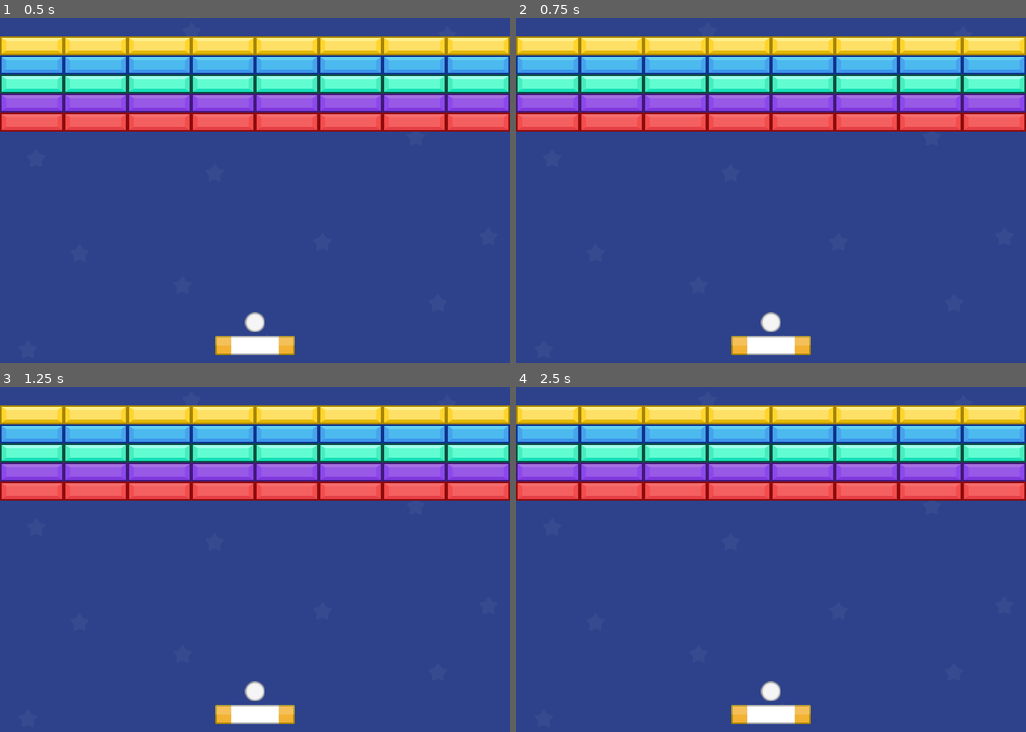
Above: before the commit, frames 1-4 (two rows, left to right).
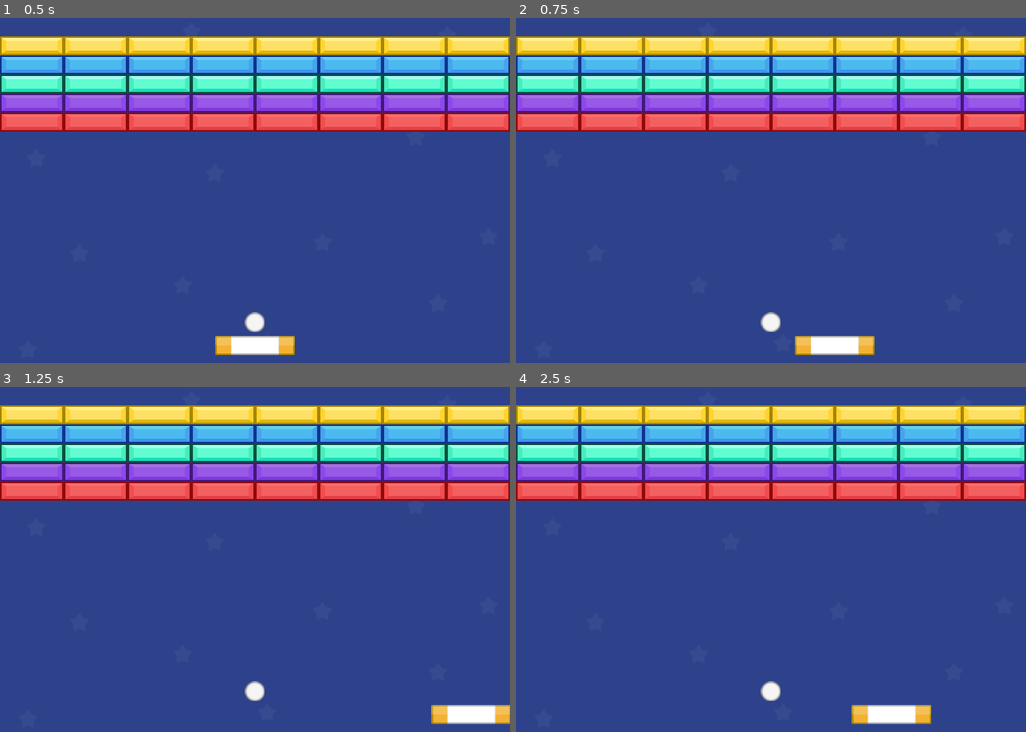
Above: after the commit, the same moments.

Repository: apprafael/arknoid
Game: Godot game, scene res://Scenes/level_1.tscn
Same seed, same stepped clock (60 frames per second), same inputs: the game is played once before the commit and once after it.
Inputs:
- Up to frame 1 (0.5 s): no input
- Up to frame 2 (0.75 s): tap Enter at 0.5 s; hold Right (ui_right) from 0.53 s (still down)
- Up to frame 3 (1.25 s): keep holding Right (ui_right)
- Up to frame 4 (2.5 s): release Right (ui_right) at 1.28 s; hold Left (ui_left) 1.28-2.03 s; hold Right (ui_right) from 2.03 s (still down)

Frame 1 is identical in both runs. In frame 2, 1.4% of the frame differs, in the area x 42-71%, y 92-98%; in frame 3, 1.7%; in frame 4, 1.7%, in the area x 42-82%, y 92-98%.

Commit message:
player movement

Diff:
--- a/Scenes/level_1.tscn
+++ b/Scenes/level_1.tscn
@@ -1,8 +1,9 @@
-[gd_scene load_steps=10 format=3 uid="uid://cwph852upvovn"]
+[gd_scene load_steps=11 format=3 uid="uid://cwph852upvovn"]
 
 [ext_resource type="PackedScene" uid="uid://caxp46vei8bne" path="res://Scenes/environment.tscn" id="1_vqmxk"]
 [ext_resource type="PackedScene" uid="uid://fb6i2cwkem7q" path="res://Scenes/character_body_2d.tscn" id="2_4xsru"]
 [ext_resource type="PackedScene" uid="uid://cc141cqmwlg8c" path="res://Scenes/ball.tscn" id="3_eycgw"]
+[ext_resource type="Script" path="res://Scripts/player.gd" id="3_kb0ly"]
 [ext_resource type="PackedScene" uid="uid://cm4xx8ydf3wqm" path="res://Scenes/block.tscn" id="4_ukkly"]
 [ext_resource type="Texture2D" uid="uid://b2a8a5xs2ouh4" path="res://Sprites/RedBlock.png" id="5_8n4em"]
 [ext_resource type="Texture2D" uid="uid://c0yr833n8m7i2" path="res://Sprites/PurpleBlock.png" id="6_pshrq"]
@@ -17,6 +18,7 @@
 
 [node name="Player" parent="." instance=ExtResource("2_4xsru")]
 position = Vector2(320, 437)
+script = ExtResource("3_kb0ly")
 
 [node name="Ball" parent="." instance=ExtResource("3_eycgw")]
 position = Vector2(320, 408)
--- /dev/null
+++ b/Scripts/player.gd
@@ -0,0 +1,14 @@
+extends CharacterBody2D
+
+const SPEED = 400.0
+
+
+func _physics_process(delta: float) -> void:
+	var direction := Input.get_axis("ui_left", "ui_right")
+
+	if direction:
+		velocity.x = direction * SPEED
+	else:
+		velocity.x = move_toward(velocity.x, 0, SPEED)
+
+	move_and_slide()
